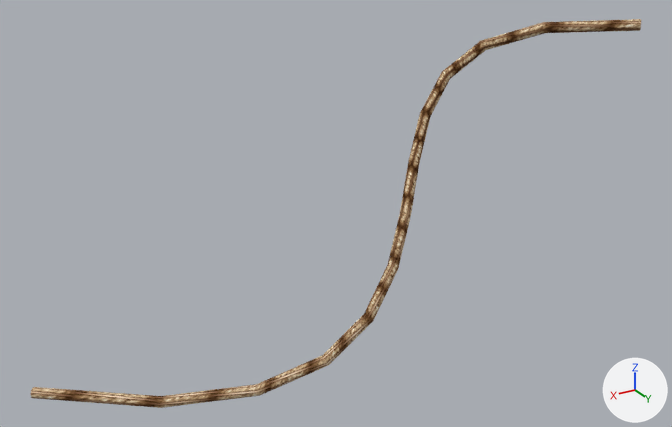
Renders of the Blender file 01-Models/seil.blend from each side of a commit.
The view is the same before and after, from a 50 mm camera at (1.087, 1.099, 0.84) aimed at (0.39, -0.061, 0.26). Lighting does not change. The marker at lower right points along +X, +Y and +Z.

Before the edit, the objects in view are built like this:
```python
mat_material_001 = diffuse_material('Material.001')
mat_material_001.texture = img_seil_jpg
cu_beziercurve = bpy.data.curves.new('BezierCurve', 'CURVE')
cu_beziercurve.dimensions = '3D'
_sp = cu_beziercurve.splines.new('BEZIER'); _sp.bezier_points.add(1)
_sp.bezier_points.foreach_set('co', [-0.0767, 0.0903, 0.535, 0.856, -0.217, -0.00345])
_sp.bezier_points.foreach_set('handle_left', [-0.568, 0.599, 0.535, 0.141, 0.482, -0.00345])
_sp.bezier_points.foreach_set('handle_right', [0.414, -0.418, 0.535, 1.571, -0.916, -0.00345])
for _p, _l, _r in zip(_sp.bezier_points, ['ALIGNED', 'ALIGNED'], ['ALIGNED', 'ALIGNED']): _p.handle_left_type = _l; _p.handle_right_type = _r
_sp.order_u = 0
_sp.order_v = 0
cu_beziercurve.materials.append(mat_material_001)  # picture img_seil_jpg
cu_beziercurve.use_path = True
cu_beziercurve.use_path_clamp = True
cu_beziercurve.bevel_mode = 'OBJECT'
cu_beziercurve.bevel_resolution = 0
cu_beziercurve.fill_mode = 'HALF'
cu_beziercurve.bevel_object = ob_beziercircle
ob_beziercurve = bpy.data.objects.new('BezierCurve', cu_beziercurve)
ob_beziercurve.location = (0.0, 0.0, 0.0)
```
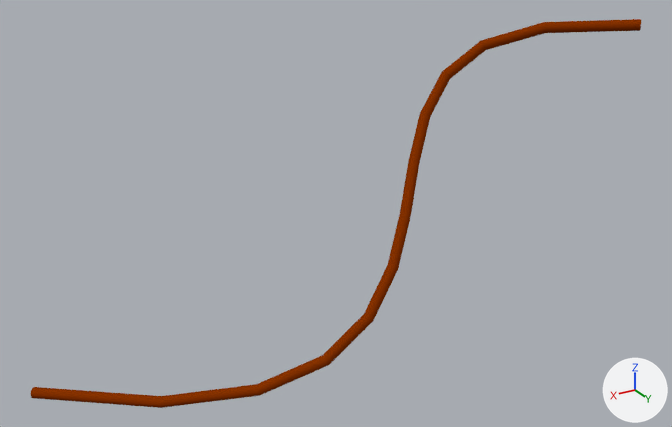
Edits to the bpy script that builds the scene:
```text
Change mat_material_001:
    remove n2 = _N.new('ShaderNodeTexImage'); n2.name = 'Image Texture'
    remove n2.image = img_seil_jpg
    add n3 = _N.new('ShaderNodeRGB'); n3.name = 'RGB'
    add n3.outputs[0].default_value = (0.246, 0.0323, 0.0, 1.0)  # 'Color', brown #883200
    where n1 = _N.new('ShaderNodeBsdfDiffuse'); n1.name = 'Diffuse BSDF'
    remove _L.new(n2.outputs[0], n1.inputs[0])  # 'Color' to 'Color'
    add _L.new(n3.outputs[0], n1.inputs[0])  # 'Color' to 'Color'
```

What differs and where, as boxes (x1, y1, x2, y2) in the pictures (672 x 427 px):
'BezierCurve', surface changed (beige to brown)
    both: (31, 19, 641, 408)
